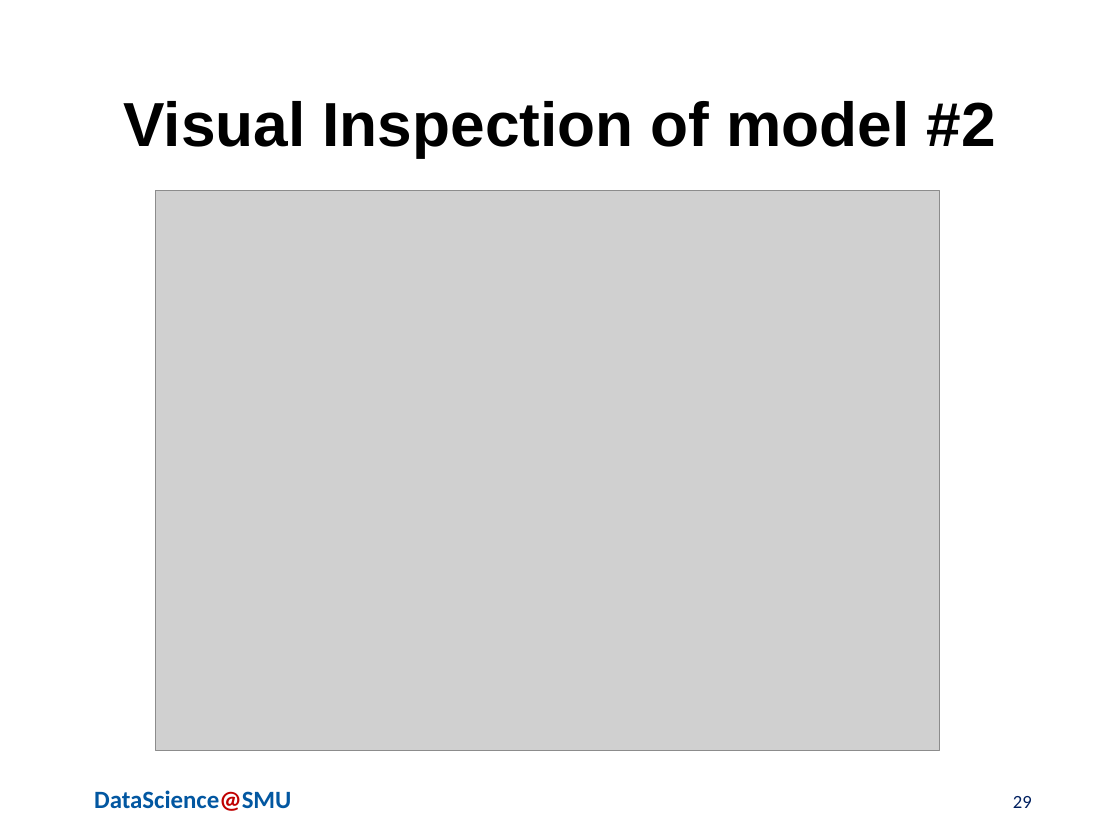
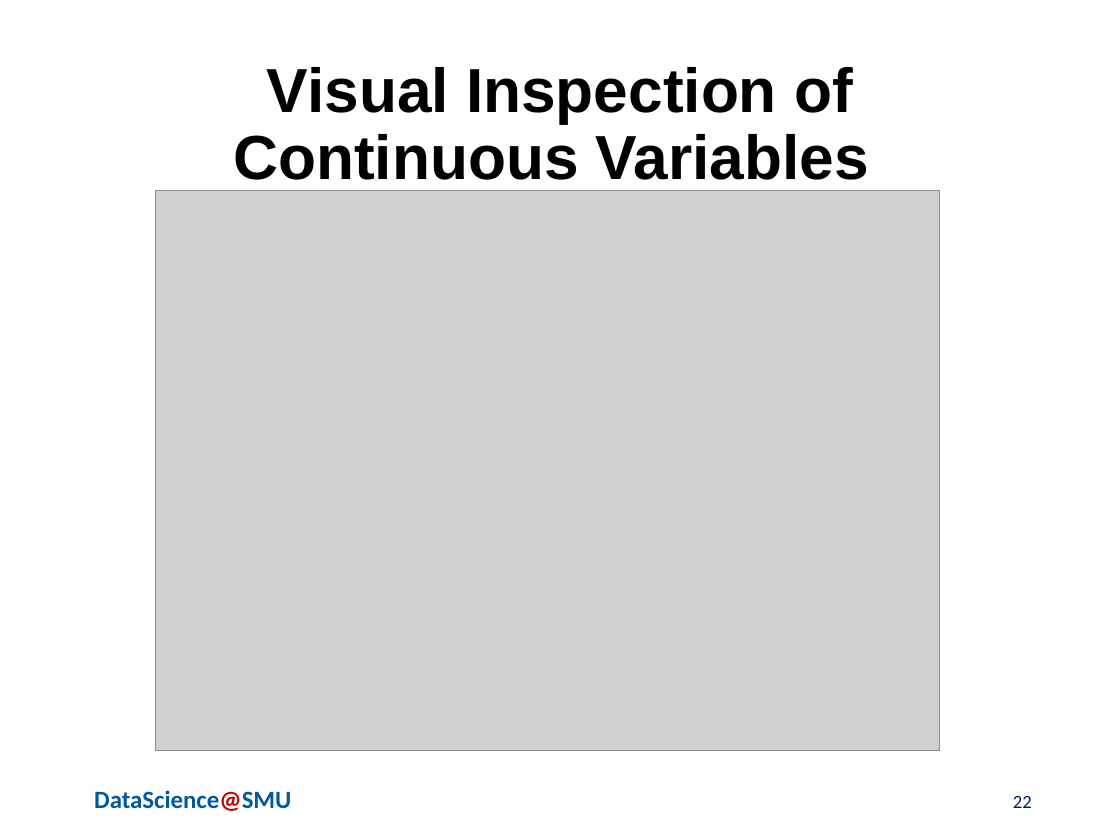
Before and after one commit to chaoshunh/SMU_MSDS, a slide deck: slide 22 of Doing_Data_Science/CaseStudy2/Reports/MSDSPresentationTemplatev0.1_2_2_2_2.pptx (slide 29 before the commit). Drawn at 1120x840 pixels with LibreOffice and Linux fonts; fonts in the diff are those of the drawing; grey boxes stand for pictures; background and template pictures are left out. Boxes give left, top, right and bottom in pixels: in the first picture for what was removed or moved away, otherwise in the second. Text is boxed around its words. In the diff, an @@ line names an element or a change of style, - is before the commit and + after.

```diff
--- a/Doing_Data_Science/CaseStudy2/Reports/MSDSPresentationTemplatev0.1_2_2_2_2.pptx
+++ b/Doing_Data_Science/CaseStudy2/Reports/MSDSPresentationTemplatev0.1_2_2_2_2.pptx
@@ title at (x1=234, y1=67, x2=869, y2=180): text changed @@
-Visual Inspection of model #2
+Visual Inspection of Continuous Variables
@@ page number at (x1=1013, y1=796, x2=1032, y2=808): text changed @@
-29
+22
```
Also in this commit, not shown: 9 other slides changed, 3 slides added, 4 slides removed.
